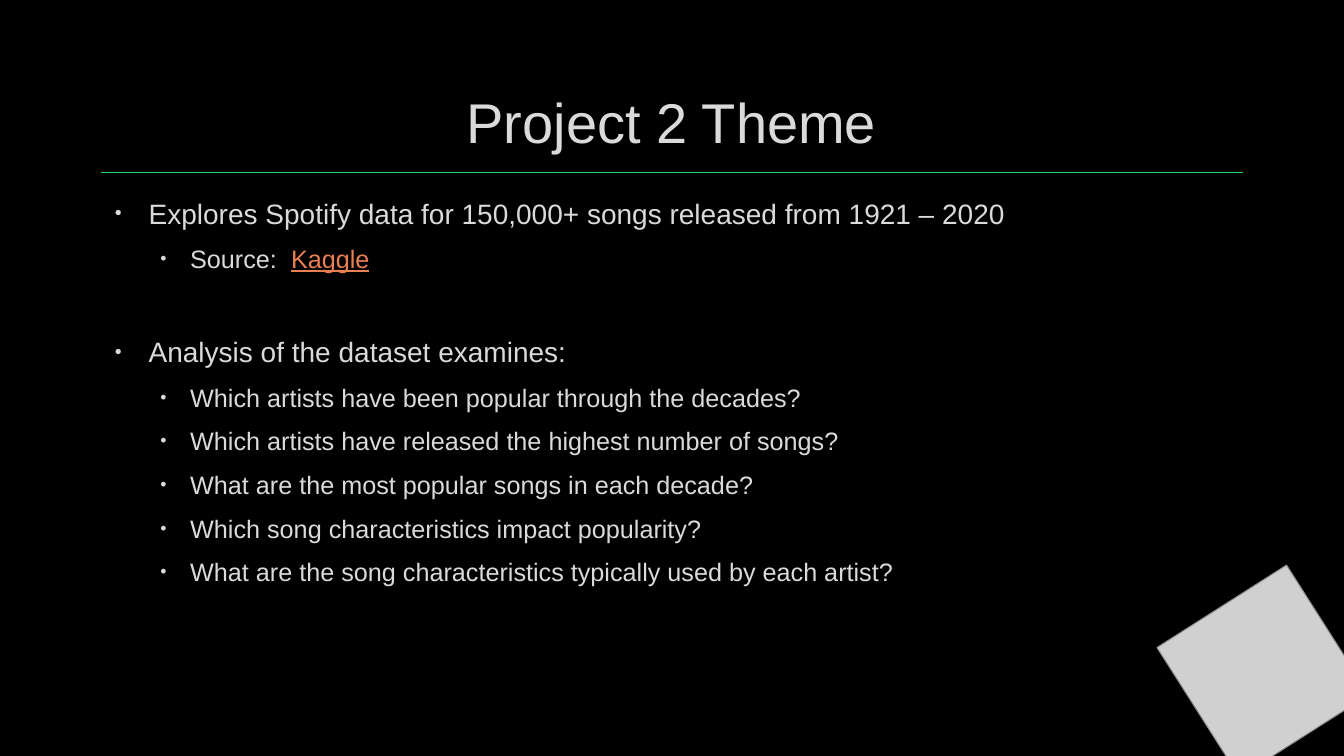
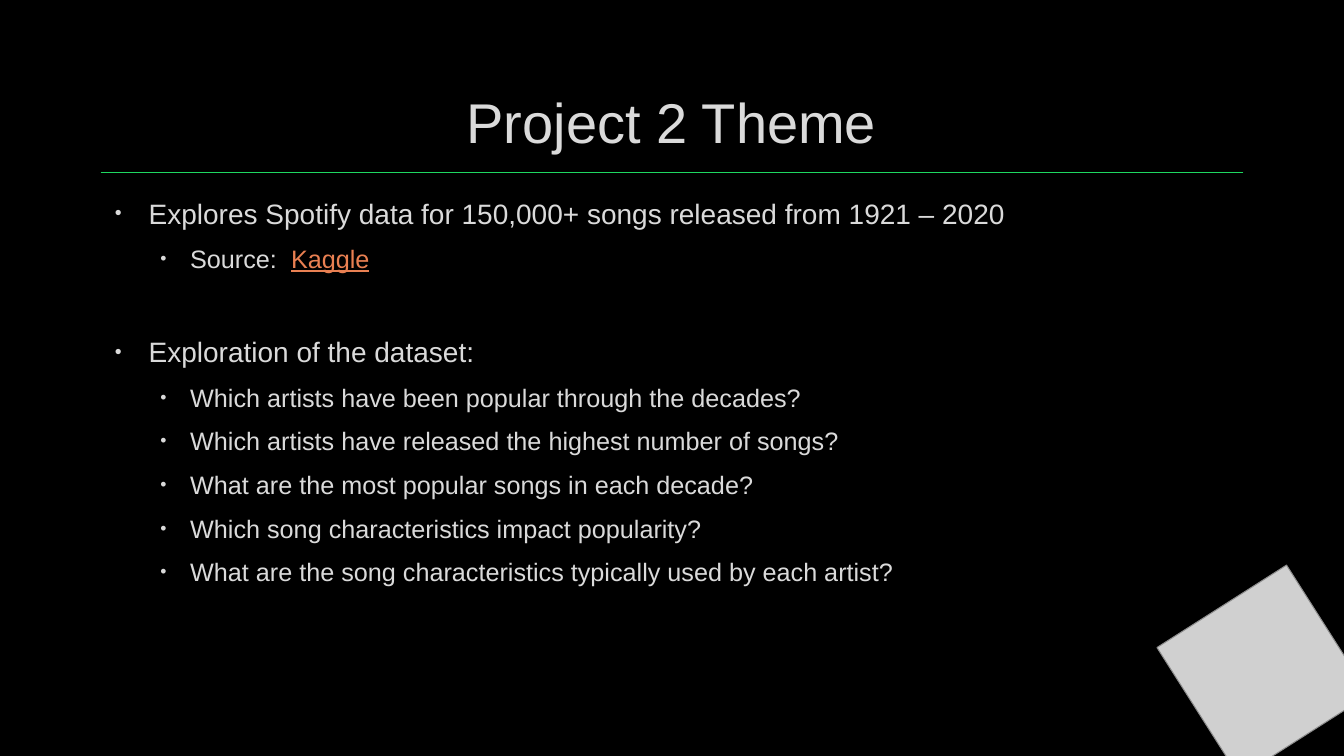
Before and after one commit to coreymcculley/Analysis-of-Spotify-Ratings-Database, a slide deck: slide 2 of Project 2 - Group 4 - Spotify Top Song Presentation.pptx. Drawn at 1344x756 pixels with LibreOffice and Linux fonts; fonts in the diff are those of the drawing; grey boxes stand for pictures; background and template pictures are left out. Boxes give left, top, right and bottom in pixels: in the first picture for what was removed or moved away, otherwise in the second. Text is boxed around its words. In the diff, an @@ line names an element or a change of style, - is before the commit and + after.

```diff
--- a/Project 2 - Group 4 - Spotify Top Song Presentation.pptx
+++ b/Project 2 - Group 4 - Spotify Top Song Presentation.pptx
@@ text at (149, 341, 474, 368): text changed @@
-• Analysis of the dataset examines:
+• Exploration of the dataset:
```
Also in this commit, not shown: 3 other slides changed, 1 slide added.
